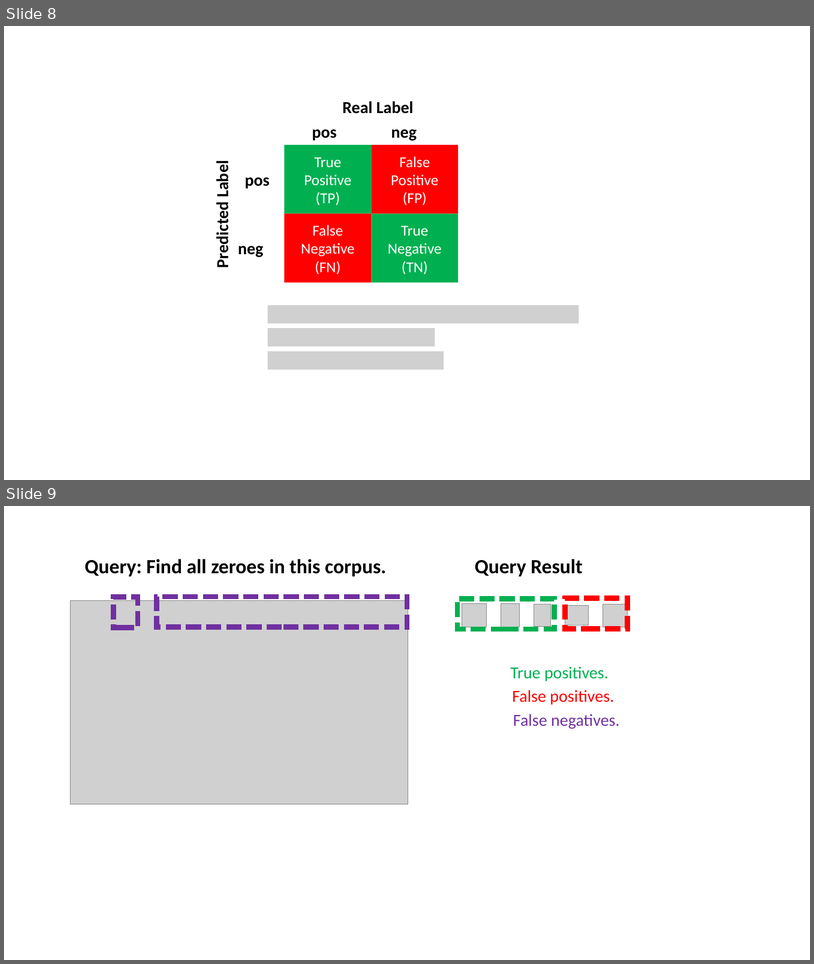
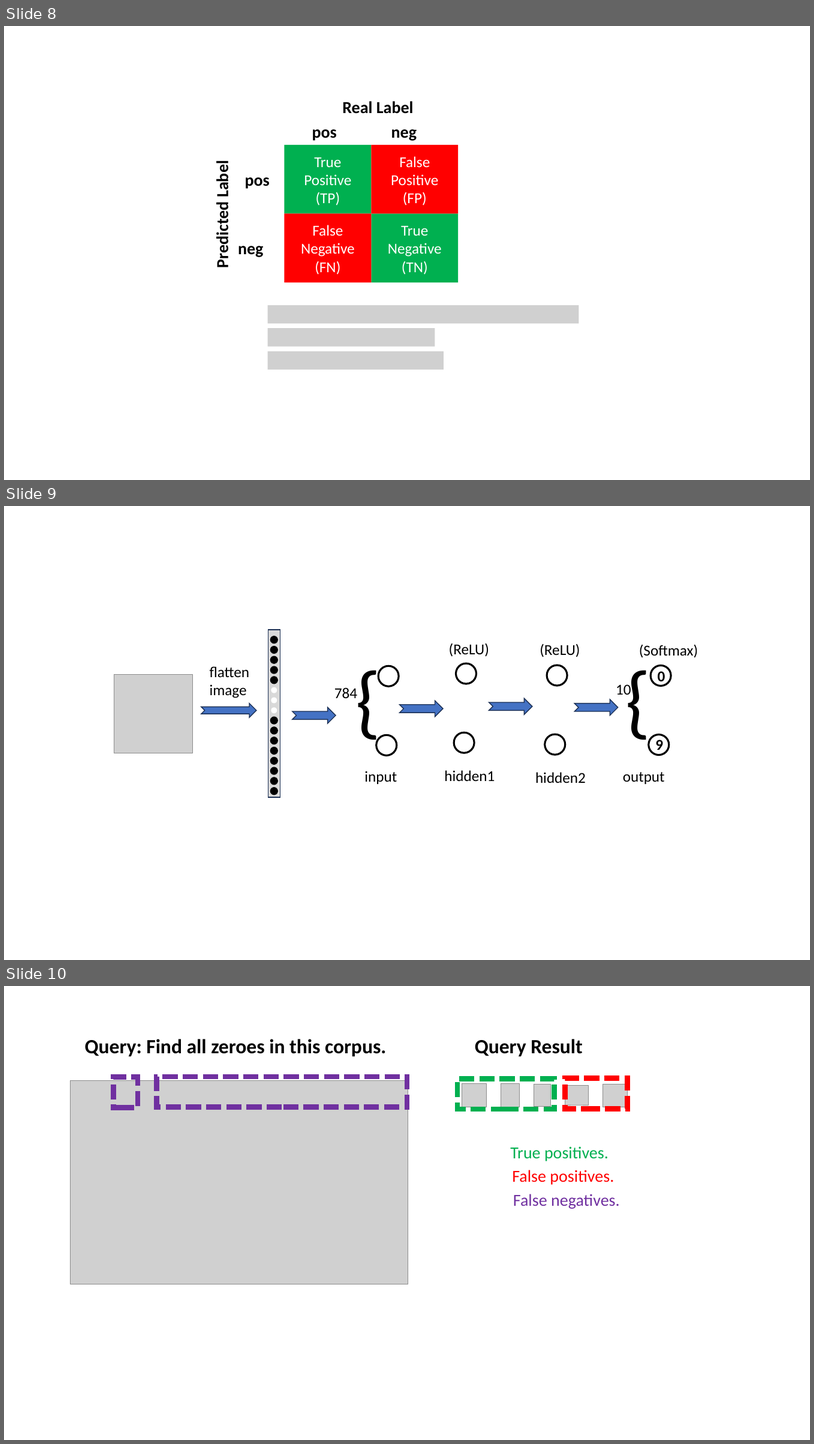
Before and after one commit to joseph-hellerstein/keras, a slide deck: docs/figures.pptx. Shown one above the other, each under a label of ours: slides 8 and 9 before the commit, slides 8, 9 and 10 after it. The pictures are 814x964 and 814x1444 pixels, drawn with LibreOffice and Linux fonts; fonts in the diff are those of the drawing; grey boxes stand for pictures. Boxes give left, top, right and bottom in pixels: in the first picture for what was removed or moved away, otherwise in the second. Text is boxed around its words. In the diff, an @@ line names an element or a change of style, - is before the commit and + after.

```diff
--- a/docs/figures.pptx
+++ b/docs/figures.pptx
@@ slide 9 added at (4,506,810,960), background #FFFFFF @@
@@ text added at (449,643,489,657), 18 pt, text #000000 @@
+(ReLU)
@@ text added at (540,643,580,657), 18 pt, text #000000 @@
+(ReLU)
@@ text added at (639,645,698,658), 18 pt, text #000000 @@
+(Softmax)
@@ text added at (210,666,250,698), 18 pt, text #000000 @@
+flatten
+image
@@ text added at (349,661,387,766), 96 pt, text #000000 @@
+}
@@ ellipse added at (378,666,399,686), outline #000000 2.25 pt @@
@@ ellipse added at (456,663,476,684), outline #000000 2.25 pt @@
@@ ellipse added at (547,665,568,685), outline #000000 2.25 pt @@
@@ text added at (619,661,657,765), 96 pt, text #000000 @@
+}
@@ ellipse added at (651,665,672,685), outline #000000 2.25 pt @@
@@ picture added at (114,674,193,753) @@
@@ text added at (616,684,632,694), 18 pt, text #000000 @@
+10
@@ text added at (658,671,666,685), 18 pt, text #000000, bold @@
+0
@@ notched right arrow added at (201,703,256,717), fill #4472C4, outline #1E3256 1 pt @@
@@ text added at (335,687,357,698), 18 pt, text #000000 @@
+784
@@ notched right arrow added at (399,700,443,717), fill #4472C4, outline #1E3256 1 pt @@
@@ notched right arrow added at (489,699,533,715), fill #4472C4, outline #1E3256 1 pt @@
@@ notched right arrow added at (575,699,618,715), fill #4472C4, outline #1E3256 1 pt @@
@@ notched right arrow added at (293,708,336,724), fill #4472C4, outline #1E3256 1 pt @@
@@ ellipse added at (377,735,397,755), outline #000000 2.25 pt @@
@@ ellipse added at (454,732,474,753), outline #000000 2.25 pt @@
@@ ellipse added at (545,734,566,754), outline #000000 2.25 pt @@
@@ ellipse added at (649,734,669,754), outline #000000 2.25 pt @@
@@ text added at (656,739,663,753), 18 pt, text #000000, bold @@
+9
@@ text added at (365,771,397,784), 18 pt, text #000000 @@
+input
@@ text added at (444,770,495,781), 18 pt, text #000000 @@
+hidden1
@@ text added at (536,772,586,783), 18 pt, text #000000 @@
+hidden2
@@ text added at (623,772,665,784), 18 pt, text #000000 @@
+output
@@ group added at (269,630,281,797): 16 ellipses, 1 rectangle @@
@@ what was slide 9 is now slide 10 @@
```
Also in this commit, not shown: 2 other files.
